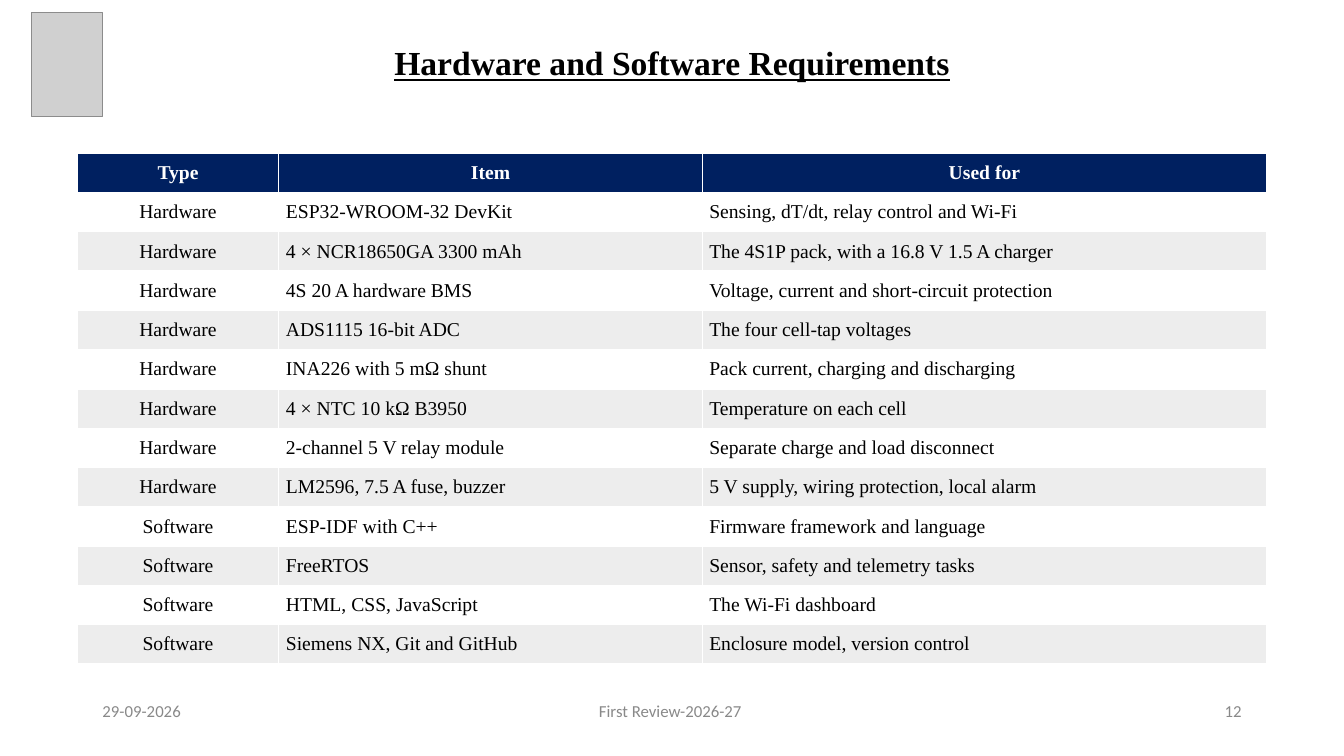
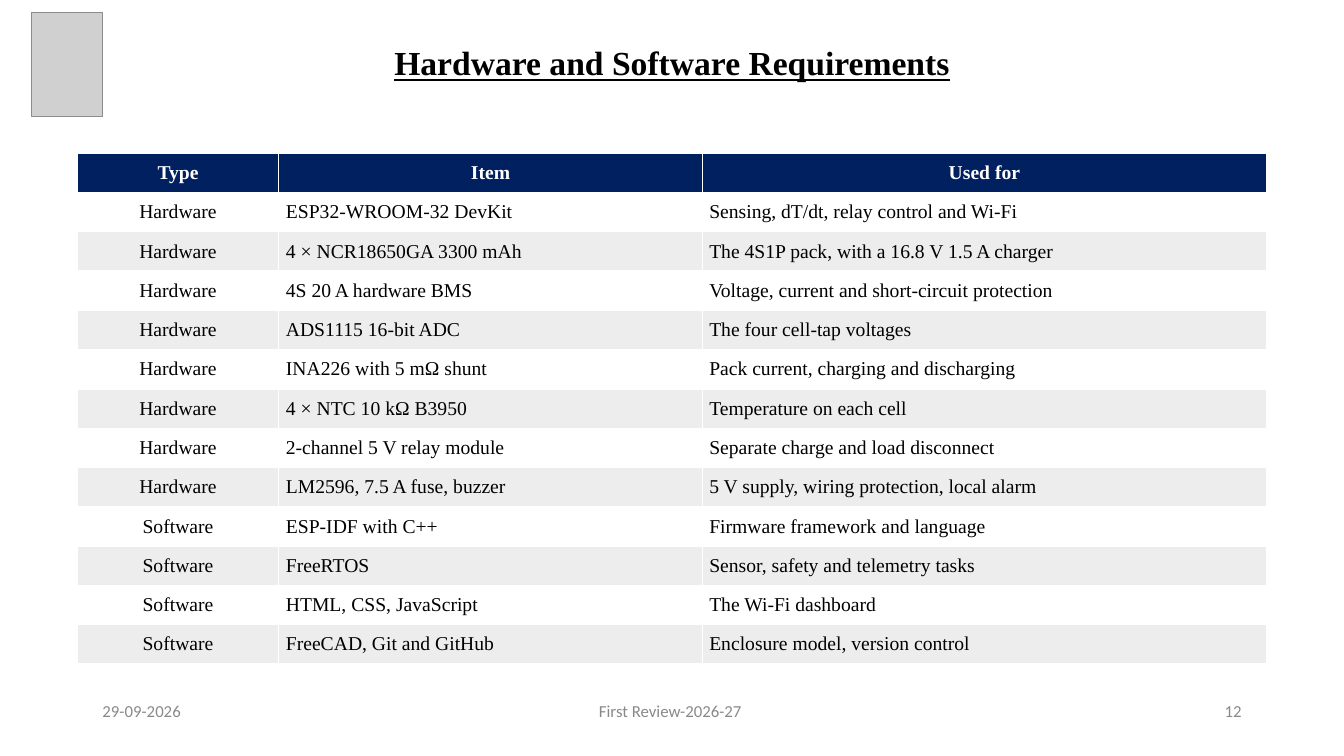
Before and after one commit to KiranPranay/moosi-bms, a slide deck: slide 12 of docs/reviews/first-review/Predictive_BMS_First_Review.pptx. Drawn at 1344x756 pixels with LibreOffice and Linux fonts; fonts in the diff are those of the drawing; grey boxes stand for pictures. Boxes give left, top, right and bottom in pixels: in the first picture for what was removed or moved away, otherwise in the second. Text is boxed around its words. In the diff, an @@ line names an element or a change of style, - is before the commit and + after.

Commit message:
docs: use FreeCAD instead of Siemens NX for the enclosure
The enclosure is modelled in FreeCAD. Both review decks list it in place of
Siemens NX, and the tracker's Phase 6 document is renamed to match.

```diff
--- a/docs/reviews/first-review/Predictive_BMS_First_Review.pptx
+++ b/docs/reviews/first-review/Predictive_BMS_First_Review.pptx
@@ table at (78, 153, 1267, 664) @@
-row 13, column 2: Siemens NX, Git and GitHub
+row 13, column 2: FreeCAD, Git and GitHub
```
Also in this commit, not shown: 6 other files.
